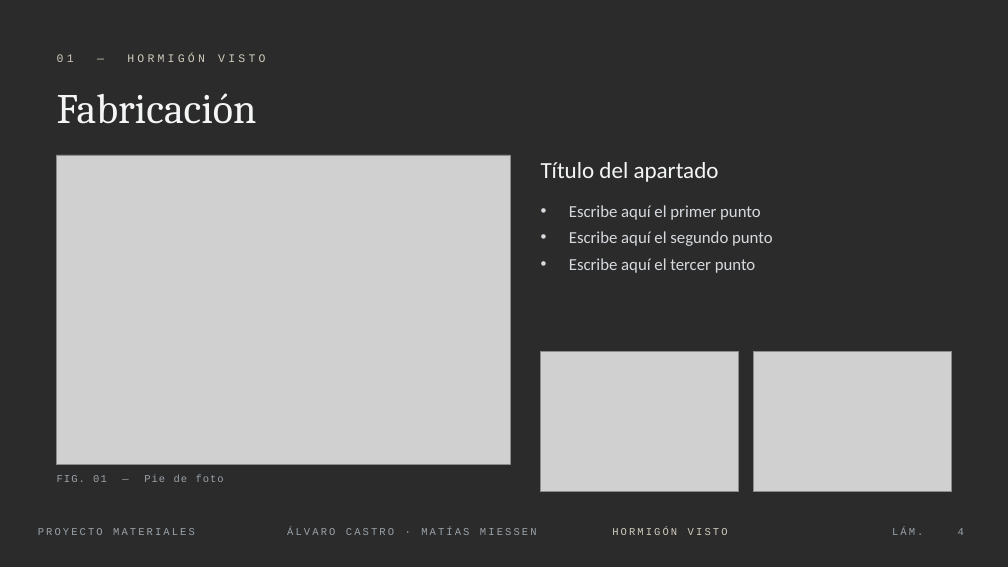
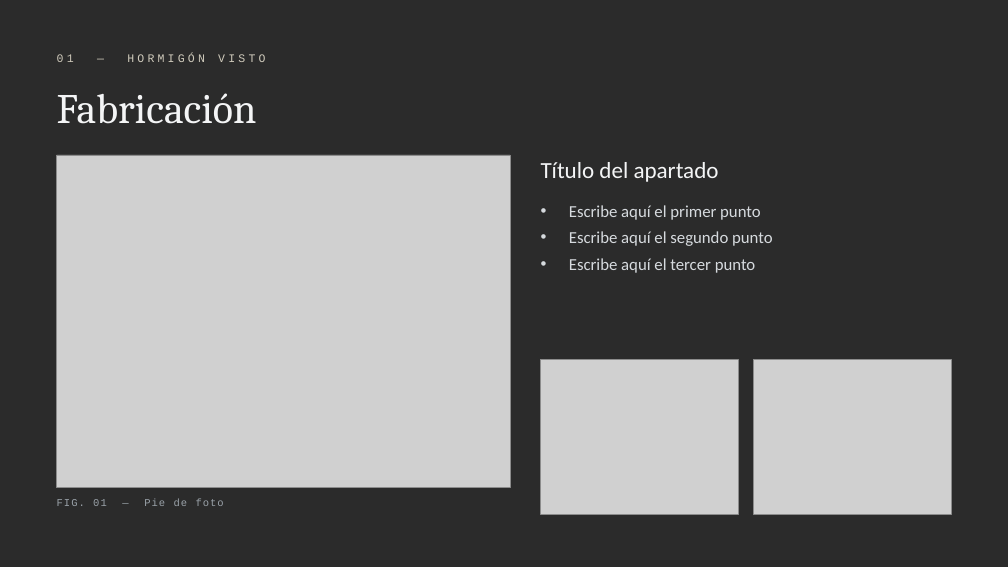
Before and after one commit to Elcastor124/Deutschtrainer, a slide deck: slide 4 of proyecto-materiales/Proyecto-Materiales_Castro-Miessen.pptx. Drawn at 1008x567 pixels with LibreOffice and Linux fonts; fonts in the diff are those of the drawing; grey boxes stand for pictures; background and template pictures are left out; a plain dark background stands for a picture behind light text. Boxes give left, top, right and bottom in pixels: in the first picture for what was removed or moved away, otherwise in the second. Text is boxed around its words. In the diff, an @@ line names an element or a change of style, - is before the commit and + after.

```diff
--- a/proyecto-materiales/Proyecto-Materiales_Castro-Miessen.pptx
+++ b/proyecto-materiales/Proyecto-Materiales_Castro-Miessen.pptx
@@ picture: place and size @@
-picture at [57, 155, 510, 465]
+picture at [57, 155, 510, 488]
@@ picture: place and size @@
-picture at [541, 352, 739, 492]
+picture at [541, 359, 739, 514]
@@ picture: place and size @@
-picture at [753, 352, 951, 492]
+picture at [753, 359, 951, 514]
@@ text "FIG. 01 — Pie de ...": place and size @@
-text "FIG. 01 — Pie de ..." at [57, 475, 224, 482]
+text "FIG. 01 — Pie de ..." at [57, 499, 224, 506]
@@ text removed at [38, 528, 195, 535] @@
-PROYECTO MATERIALES
@@ text removed at [287, 528, 537, 535] @@
-ÁLVARO CASTRO · MATÍAS MIESSEN
@@ text removed at [612, 528, 728, 535] @@
-HORMIGÓN VISTO
@@ text removed at [892, 528, 923, 535] @@
-LÁM.
@@ page number removed at [958, 528, 964, 535] @@
-4
```
Also in this commit, not shown: 14 other slides changed.
